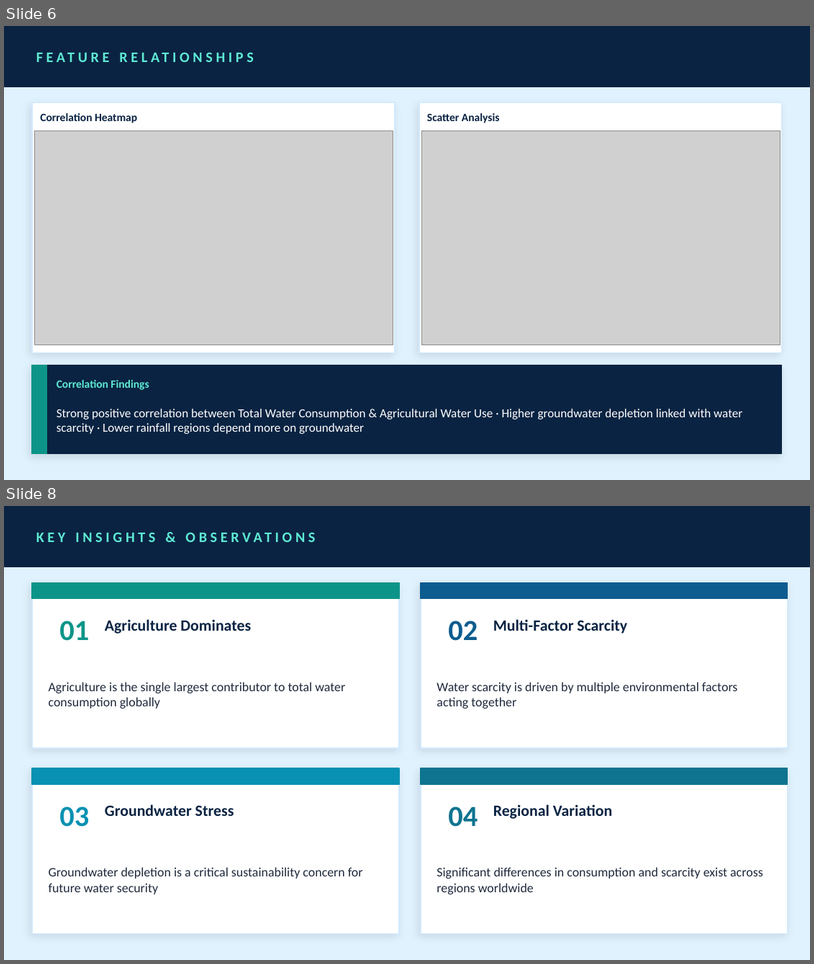
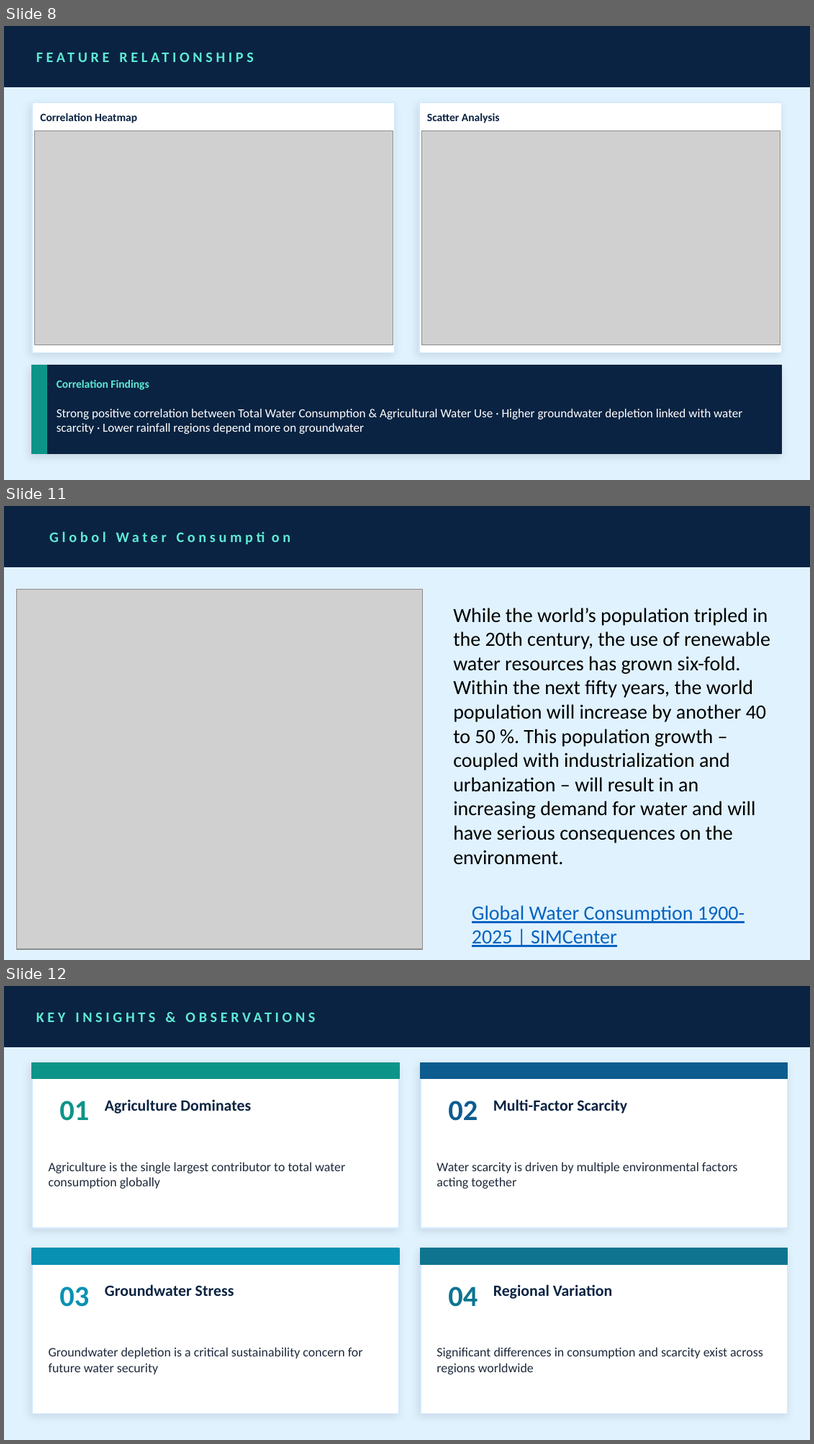
Before and after one commit to bhimateli/pythonEDA, a slide deck: water_eda_group2.pptx. Shown one above the other, each under a label of ours: slides 6 and 8 before the commit, slides 8, 11 and 12 after it; the slides between them are not shown. The pictures are 814x964 and 814x1444 pixels, drawn with LibreOffice and Linux fonts; fonts in the diff are those of the drawing; grey boxes stand for pictures. Boxes give left, top, right and bottom in pixels: in the first picture for what was removed or moved away, otherwise in the second. Text is boxed around its words. In the diff, an @@ line names an element or a change of style, - is before the commit and + after.

```diff
--- a/water_eda_group2.pptx
+++ b/water_eda_group2.pptx
@@ slide 11 added at [4,506,810,960], background #E0F2FE @@
@@ rectangle added at [4,506,810,566], fill #0A2342, outline #0A2342 1 pt @@
@@ picture added at [17,589,422,949] @@
@@ text added at [453,608,771,865], 18 pt, text #000000 @@
+While the world’s population tripled in the 20th century, the use of renewable water resources has grown six-fold. Within the next fifty years, the world population will increase by another 40 to 50 %. This population growth – coupled with industrialization and urbanization – will result in an increasing demand for water and will have serious consequences on the environment.
@@ text added at [453,657,501,671], 13 pt, text #5EEAD4, bold @@
+Globol Water Consumption
@@ text added at [472,905,745,947], 18 pt, text #0563C1, underline @@
+Global Water Consumption 1900-2025 | SIMCenter
@@ what was slide 6 is now slide 8 @@
@@ what was slide 8 is now slide 12 @@
```
Also in this commit, not shown: 4 other slides added.
